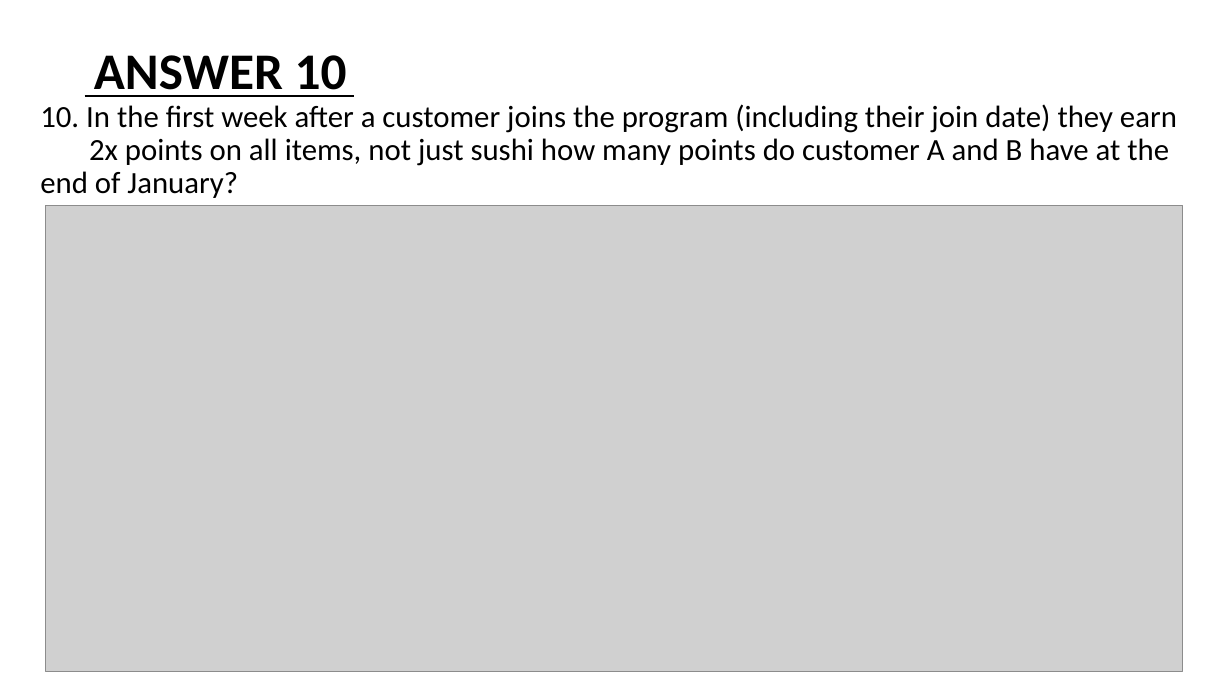
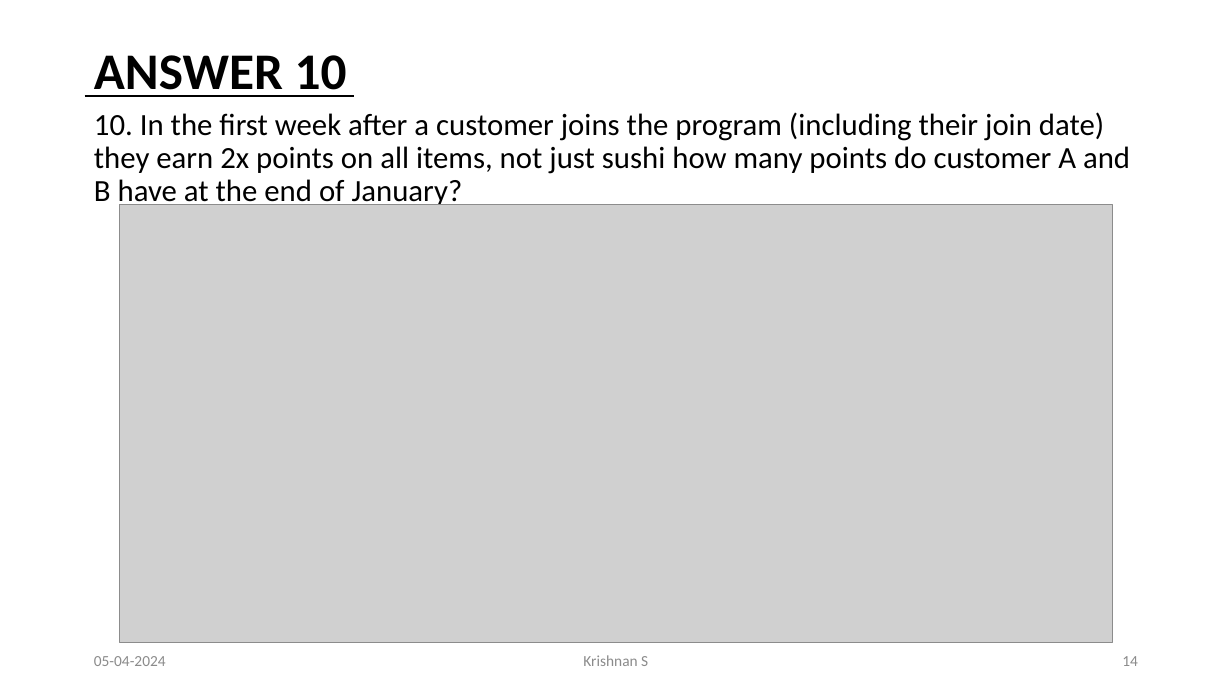
Before and after one commit to Krishnann-s/8-Week-SQL-Challenge, a slide deck: slide 14 of Case Study 1/Case Study 1# Dannys Dinner.pptx. Drawn at 1232x693 pixels with LibreOffice and Linux fonts; fonts in the diff are those of the drawing; grey boxes stand for pictures. Boxes give left, top, right and bottom in pixels: in the first picture for what was removed or moved away, otherwise in the second. Text is boxed around its words. In the diff, an @@ line names an element or a change of style, - is before the commit and + after.

```diff
--- a/Case Study 1/Case Study 1# Dannys Dinner.pptx
+++ b/Case Study 1/Case Study 1# Dannys Dinner.pptx
@@ text "10. In the first week ..." rewrapped from (40,104,1177,198) to (94,112,1130,209) @@
@@ picture: place and size @@
-picture at (45,205,1183,672)
+picture at (119,204,1113,642)
@@ text added at (94,656,166,666), 12 pt, text #8C8C8C @@
+05-04-2024
@@ text added at (583,655,648,666), 12 pt, text #8C8C8C @@
+Krishnan S
@@ page number added at (1122,656,1138,666), 12 pt, text #8C8C8C @@
+14
```
Also in this commit, not shown: 15 other slides changed, 7 other files.
